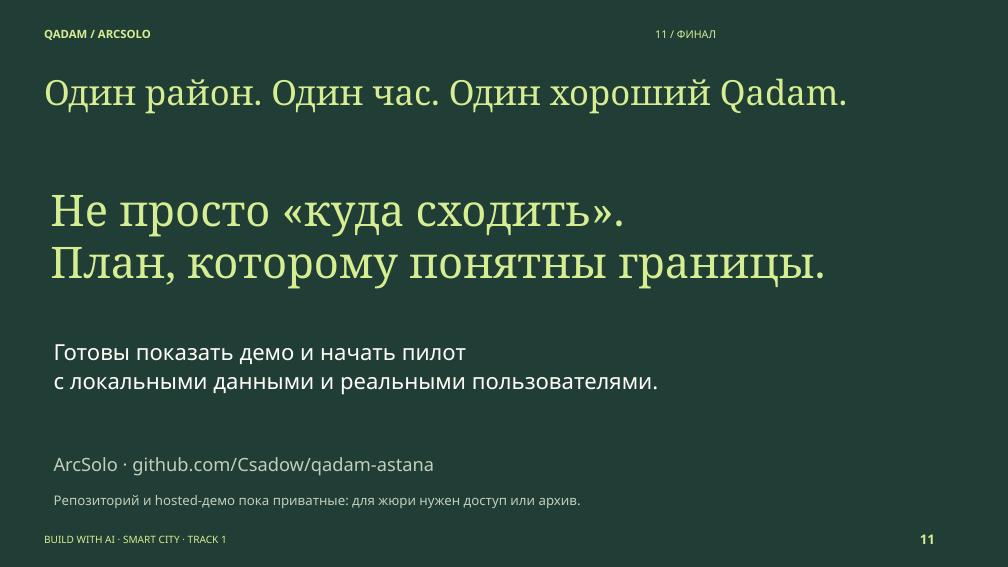
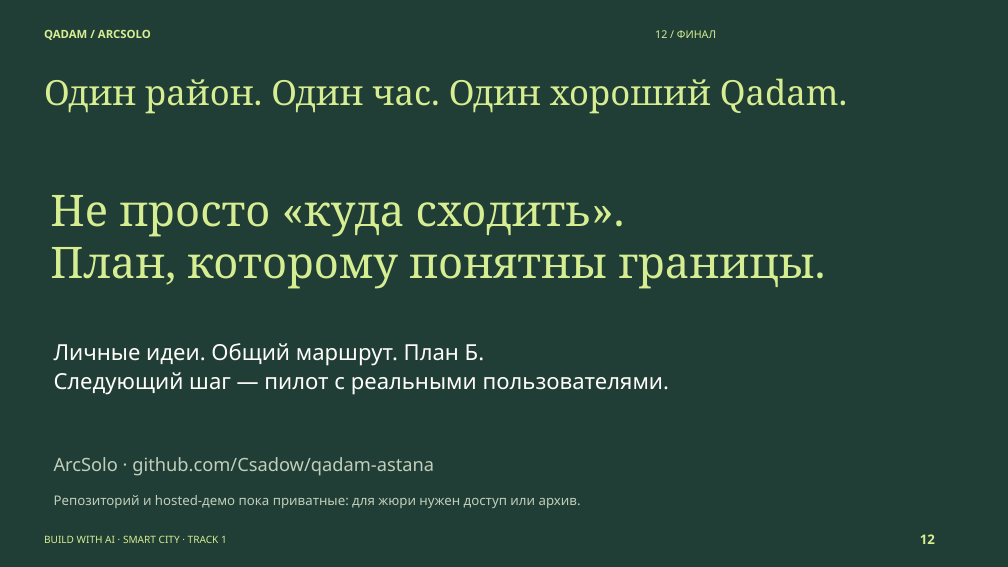
Before and after one commit to Csadow/qadam-astana, a slide deck: slide 12 of presentation/Qadam_ArcSolo_pitch_RU.pptx (slide 11 before the commit). Drawn at 1008x567 pixels with LibreOffice and Linux fonts; fonts in the diff are those of the drawing. Boxes give left, top, right and bottom in pixels: in the first picture for what was removed or moved away, otherwise in the second. Text is boxed around its words. In the diff, an @@ line names an element or a change of style, - is before the commit and + after.

```diff
--- a/presentation/Qadam_ArcSolo_pitch_RU.pptx
+++ b/presentation/Qadam_ArcSolo_pitch_RU.pptx
@@ text at (x1=655, y1=30, x2=716, y2=38): text changed @@
-11 / ФИНАЛ
+12 / ФИНАЛ
@@ text at (x1=54, y1=343, x2=669, y2=394): text changed @@
-Готовы показать демо и начать пилот
-с локальными данными и реальными пользователями.
+Личные идеи. Общий маршрут. План Б.
+Следующий шаг — пилот с реальными пользователями.
@@ text at (x1=920, y1=534, x2=935, y2=544): text changed @@
-11
+12
```
Also in this commit, not shown: 8 other slides changed, 1 slide added, 53 other files.
